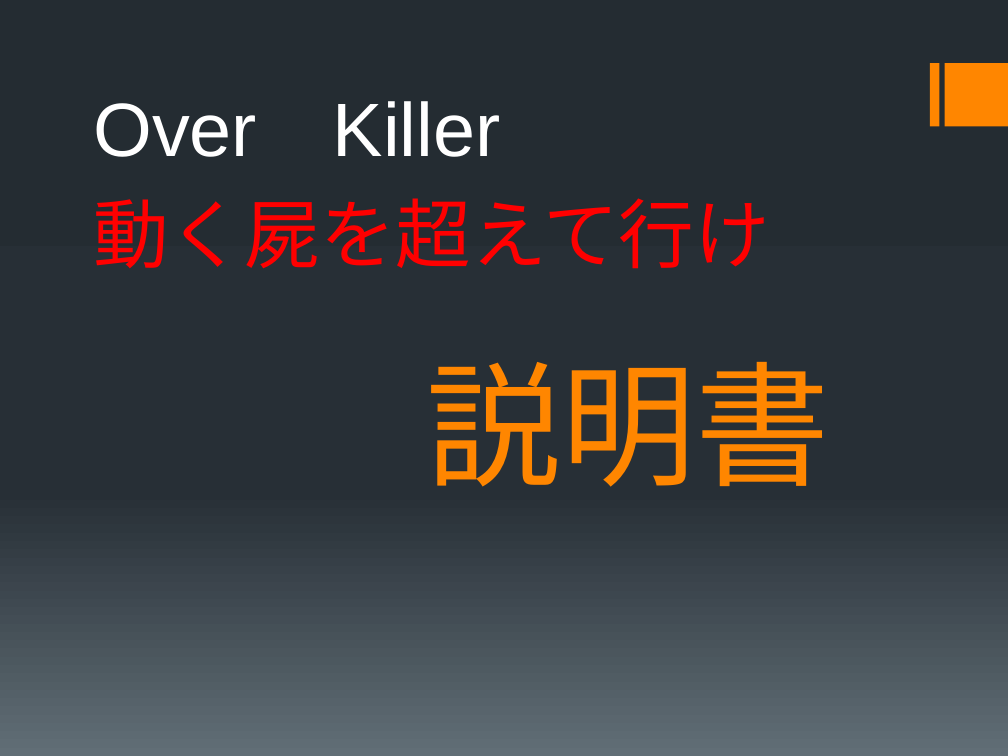
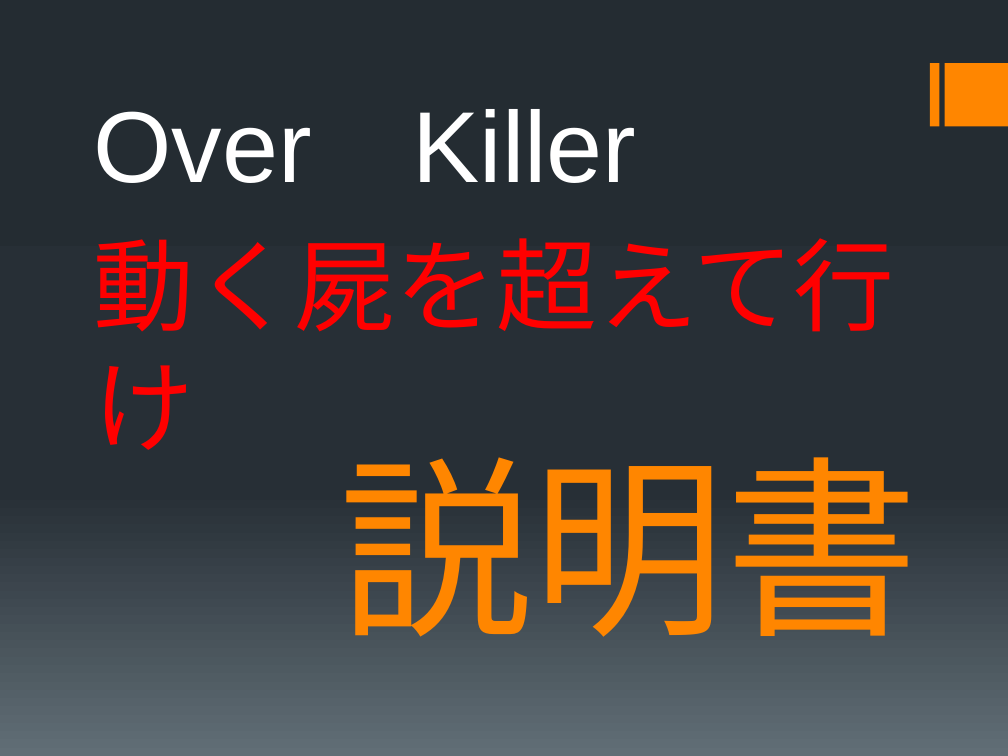
Before and after one commit to Shirayuki1850/-, a slide deck: slide 1 of 説明書.pptx. Drawn at 1008x756 pixels with LibreOffice and Linux fonts; fonts in the diff are those of the drawing. Boxes give left, top, right and bottom in pixels: in the first picture for what was removed or moved away, otherwise in the second. Text is boxed around its words. In the diff, an @@ line names an element or a change of style, - is before the commit and + after.

Commit message:
説明書

```diff
--- a/説明書.pptx
+++ b/説明書.pptx
@@ subtitle "Over Killer" at [93,109,894,332]: size 54 to 72 pt; more space between paragraphs @@
@@ title "説明書": place and size @@
-title "説明書" at [427,362,830,487]
+title "説明書" at [339,457,919,667]
@@ title "説明書" at [339,457,919,667]: size 96 to 138 pt @@
```
Also in this commit, not shown: 2 other slides changed.
